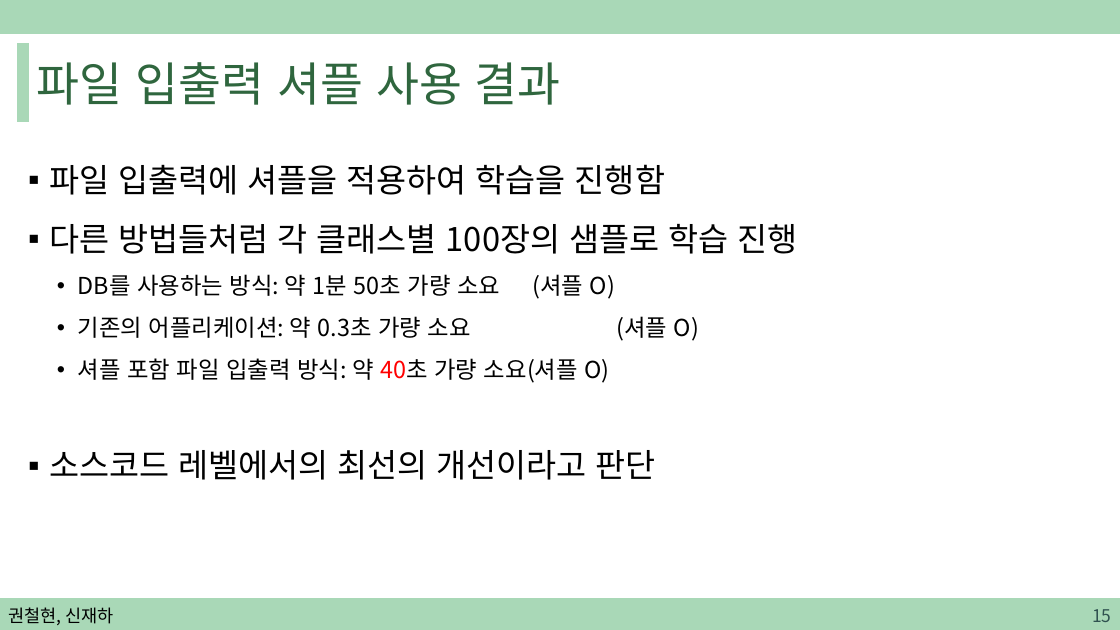
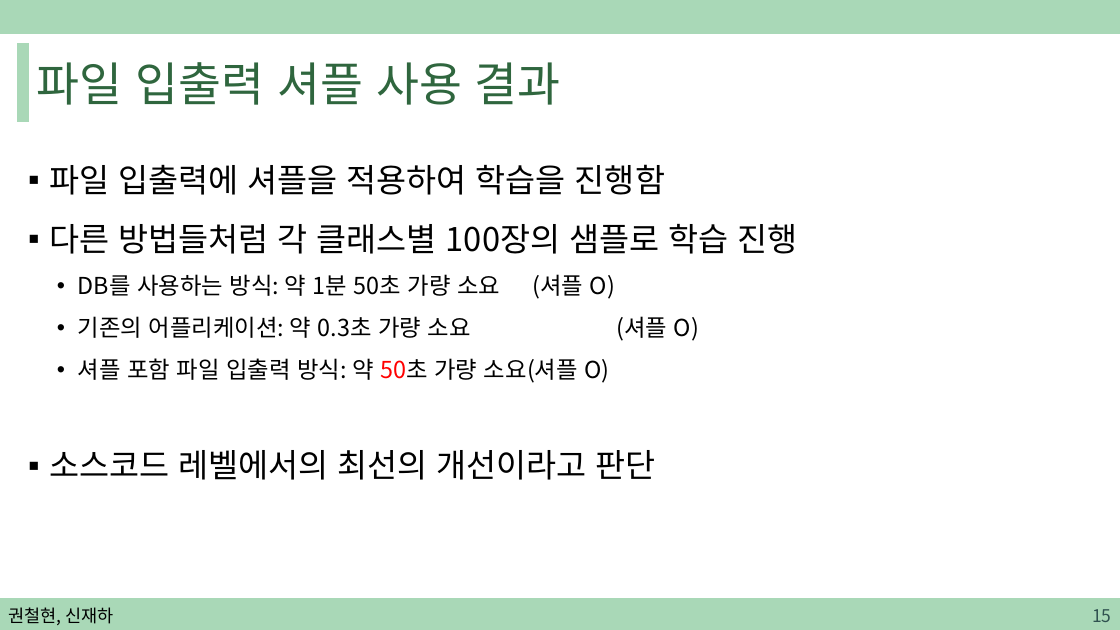
Before and after one commit to sjh4287/capston, a slide deck: slide 15 of 2022.02.18/권철현,신재하.pptx. Drawn at 1120x630 pixels with LibreOffice and Linux fonts; fonts in the diff are those of the drawing. Boxes give left, top, right and bottom in pixels: in the first picture for what was removed or moved away, otherwise in the second. Text is boxed around its words. In the diff, an @@ line names an element or a change of style, - is before the commit and + after.

```diff
--- a/2022.02.18/권철현,신재하.pptx
+++ b/2022.02.18/권철현,신재하.pptx
@@ text at <box>78,358,609,383</box>: text changed @@
-  • 셔플 포함 파일 입출력 방식: 약 40초 가량 소요(셔플 O)
+  • 셔플 포함 파일 입출력 방식: 약 50초 가량 소요(셔플 O)
```
Also in this commit, not shown: 10 other slides changed, 5 slides added.
